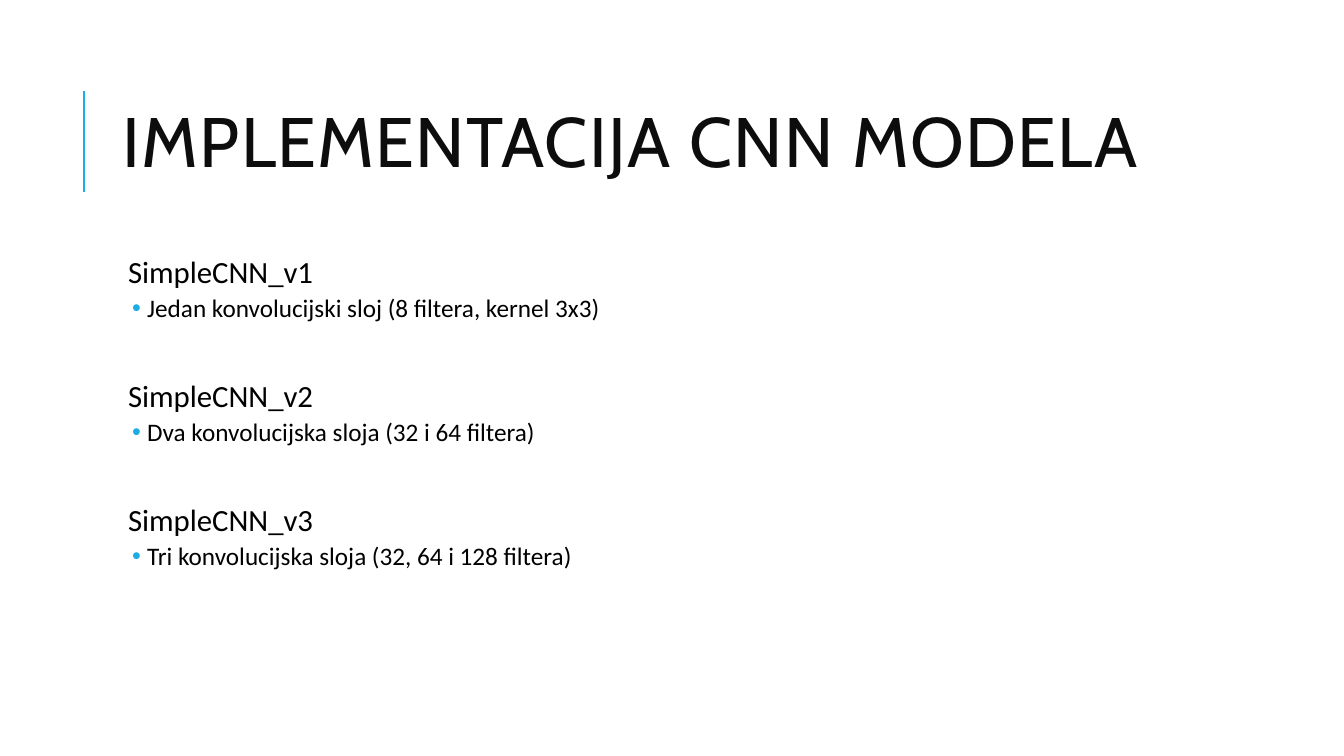
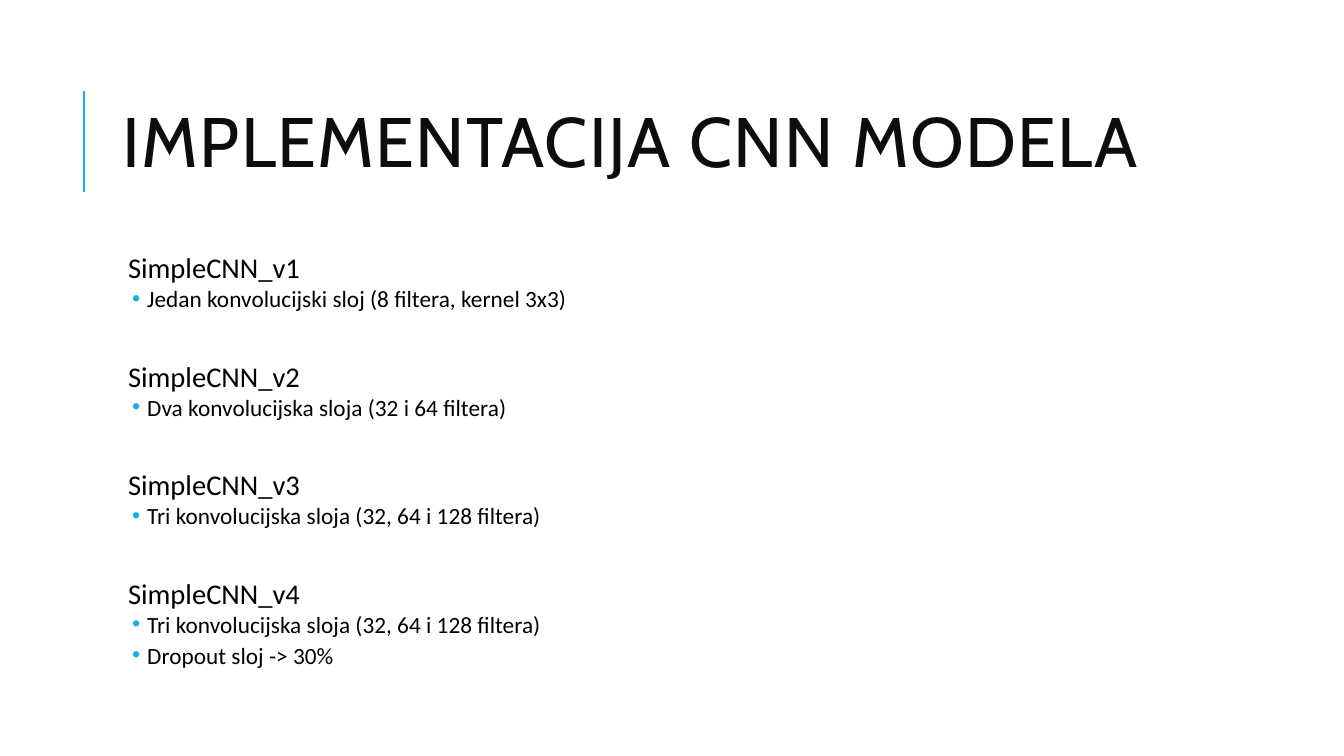
Before and after one commit to TimJeric1/RacunalniVidRad, a slide deck: slide 5 of Eksperimentalni_Rad_Vidas_Jeric.pptx. Drawn at 1344x756 pixels with LibreOffice and Linux fonts; fonts in the diff are those of the drawing. Boxes give left, top, right and bottom in pixels: in the first picture for what was removed or moved away, otherwise in the second. Text is boxed around its words. In the diff, an @@ line names an element or a change of style, - is before the commit and + after.

```diff
--- a/Eksperimentalni_Rad_Vidas_Jeric.pptx
+++ b/Eksperimentalni_Rad_Vidas_Jeric.pptx
@@ text at (128,258,566,528): size 22 to 20.4 pt in "SimpleCNN_v1", "SimpleCNN_v2", "SimpleCNN_v3"; size 18 to 16.6 pt in "Jedan konvolucijski sloj (8 filtera, kernel 3x3)", "Dva konvolucijska sloja (32 i 64 filtera)", "Tri konvolucijska sloja (32, 64 i 128 ..."; line spacing 0.9 to 0.8 @@
@@ text at (128,584,540,668): paragraphs added @@
+  SimpleCNN_v4
+  • Tri konvolucijska sloja (32, 64 i 128 filtera)
+  • Dropout sloj -> 30%
```
Also in this commit, not shown: 4 other slides changed, 1 slide added, 2 slides removed, 5 other files.
